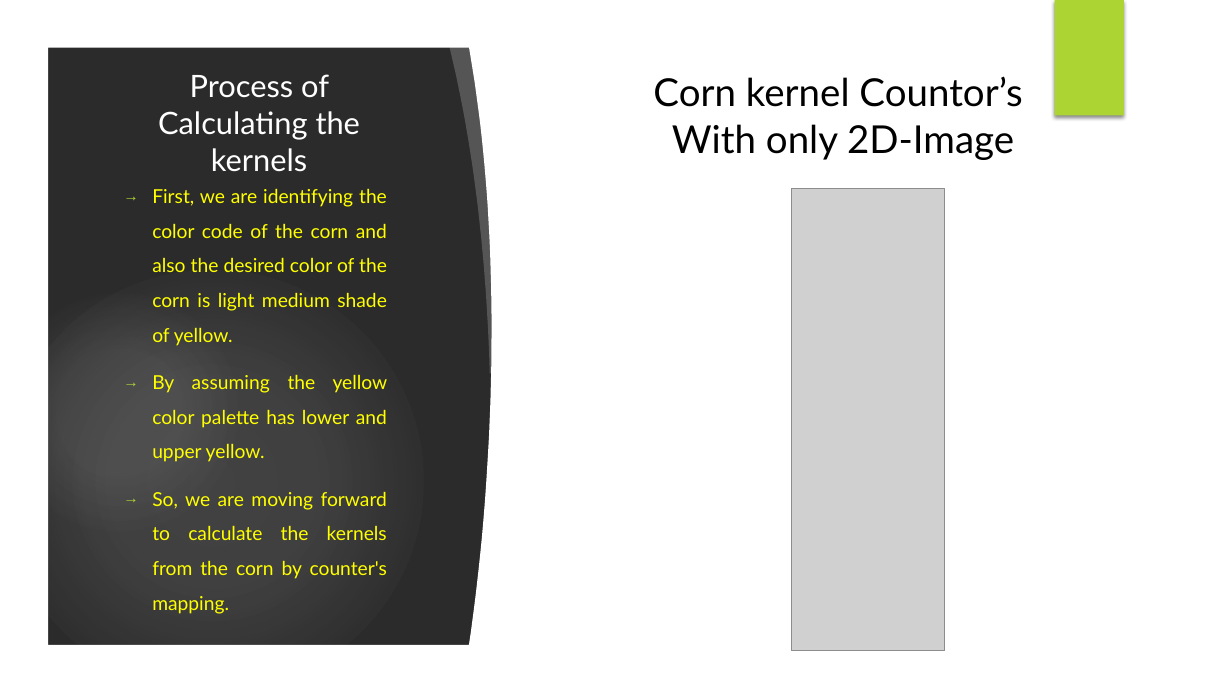
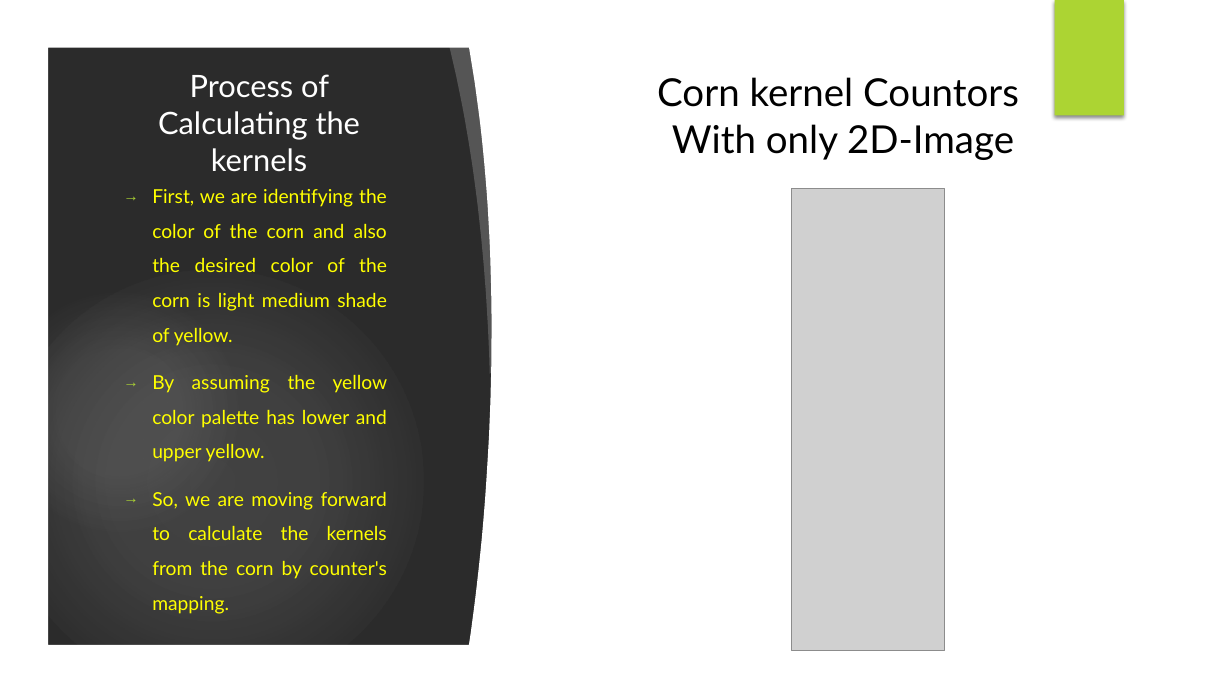
Before and after one commit to gouthamc125/Deepcorn, a slide deck: slide 5 of Corn kernels.pptx. Drawn at 1232x693 pixels with LibreOffice and Linux fonts; fonts in the diff are those of the drawing; grey boxes stand for pictures; background and template pictures are left out; a plain dark background stands for a picture behind light text. Boxes give left, top, right and bottom in pixels: in the first picture for what was removed or moved away, otherwise in the second. Text is boxed around its words. In the diff, an @@ line names an element or a change of style, - is before the commit and + after.

Commit message:
Corn ppt is updated

```diff
--- a/Corn kernels.pptx
+++ b/Corn kernels.pptx
@@ text at <box>657,77,1019,107</box>: text changed @@
-Corn kernel Countor’s
+Corn kernel Countors
@@ text at <box>152,189,387,346</box>: text changed @@
-→ First, we are identifying the color code of the corn and also the desired color of the corn is light medium shade of yellow.
+→ First, we are identifying the color of the corn and also the desired color of the corn is light medium shade of yellow.
```
Also in this commit, not shown: 2 other slides changed.
